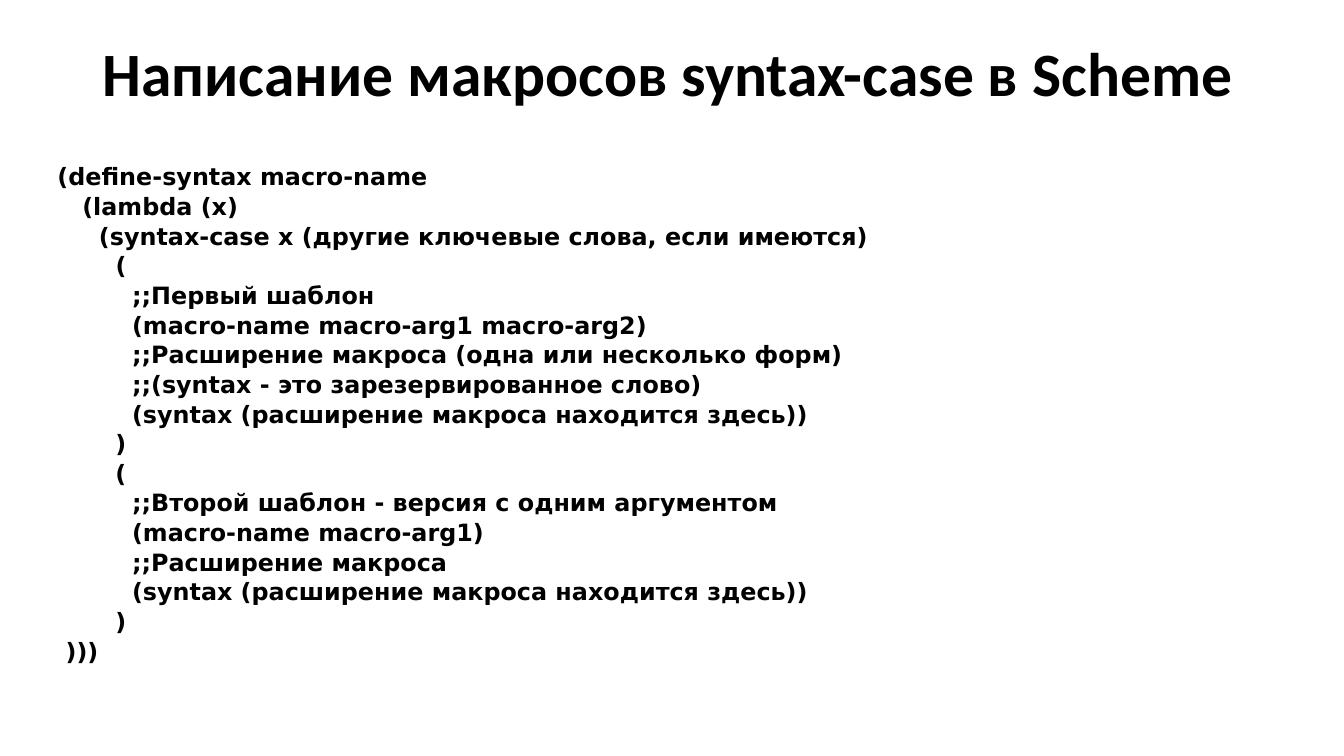
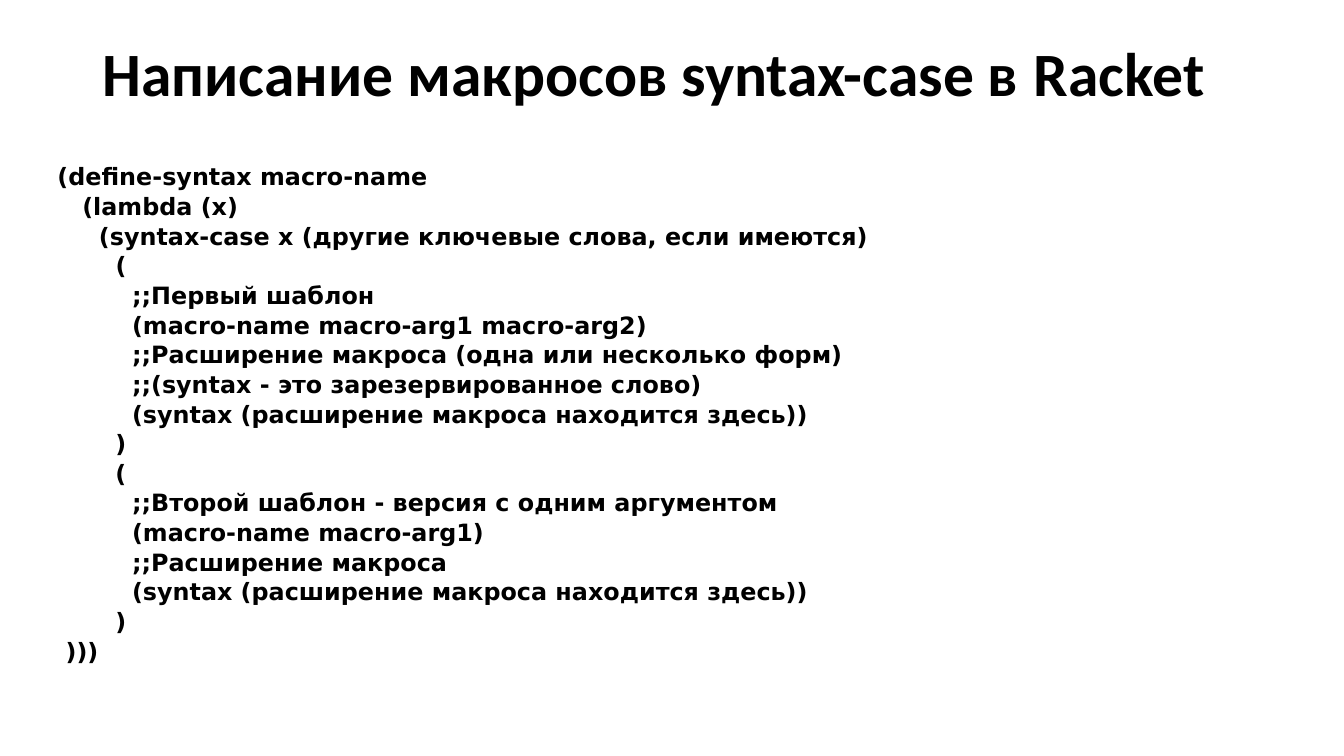
Before and after one commit to elesinn/Racket_lecture, a slide deck: slide 11 of Метапрограммирование.pptx. Drawn at 1344x756 pixels with LibreOffice and Linux fonts; fonts in the diff are those of the drawing. Boxes give left, top, right and bottom in pixels: in the first picture for what was removed or moved away, otherwise in the second. Text is boxed around its words. In the diff, an @@ line names an element or a change of style, - is before the commit and + after.

```diff
--- a/Метапрограммирование.pptx
+++ b/Метапрограммирование.pptx
@@ title at box(102, 52, 1205, 106): text changed @@
-Написание макросов syntax-case в Scheme
+Написание макросов syntax-case в Racket
```
Also in this commit, not shown: 3 other slides changed.
